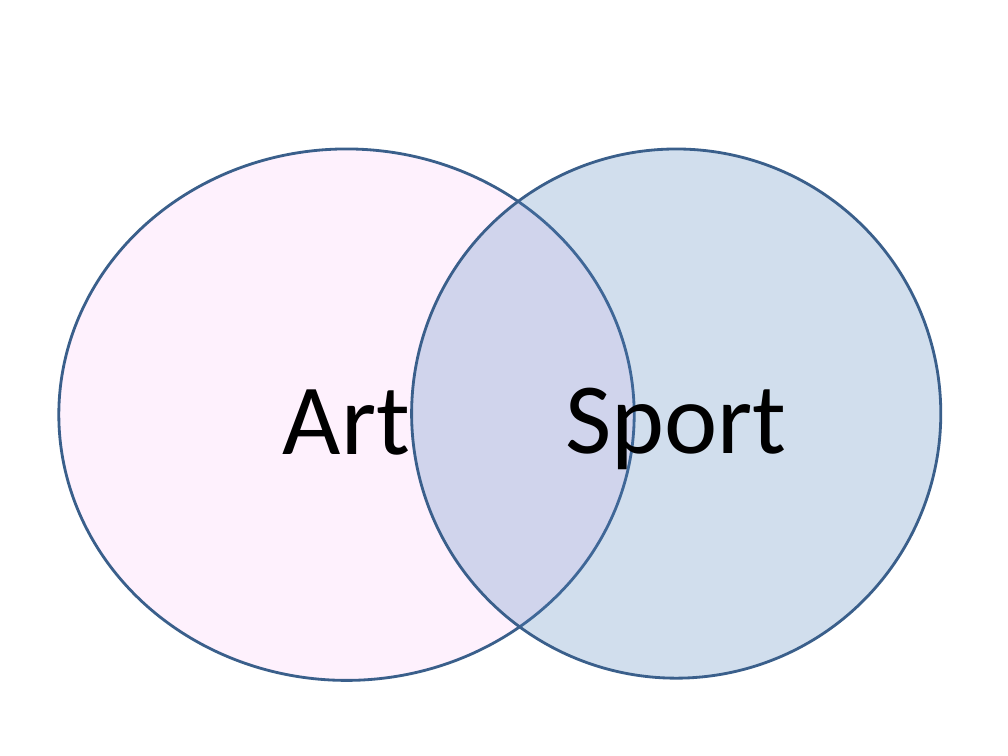
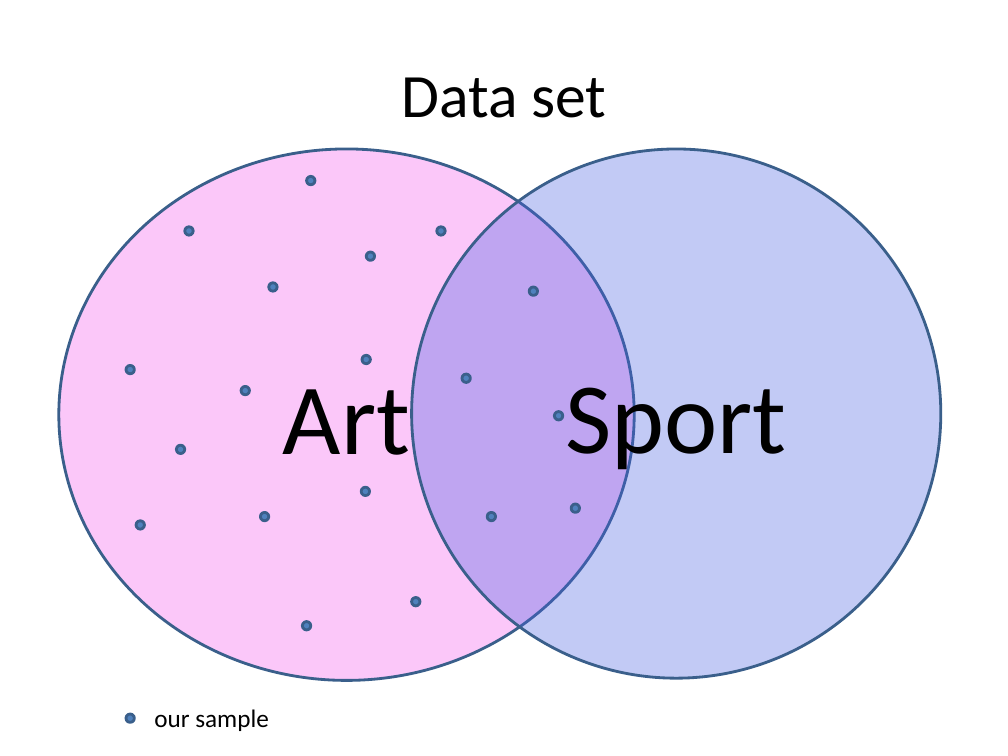
Before and after one commit to ValeMel/ArtSport, a slide deck: slide 3 of socialBehavior.pptx (slide 4 before the commit). Drawn at 1008x756 pixels with LibreOffice and Linux fonts; fonts in the diff are those of the drawing. Boxes give left, top, right and bottom in pixels: in the first picture for what was removed or moved away, otherwise in the second. Text is boxed around its words. In the diff, an @@ line names an element or a change of style, - is before the commit and + after.

```diff
--- a/socialBehavior.pptx
+++ b/socialBehavior.pptx
@@ title added at (x1=401, y1=77, x2=606, y2=118), 44 pt, text #000000 @@
+Data set
@@ ellipse "Art" at (x1=58, y1=149, x2=634, y2=680): fill #FDDBFB at 39% opacity to #F321E9 at 25% opacity @@
@@ ellipse "Sport" at (x1=411, y1=149, x2=940, y2=678): fill #4F81BD at 26% opacity to #4761E3 at 33% opacity @@
@@ ellipse added at (x1=306, y1=176, x2=314, y2=184), fill #4F81BD, outline #3A5F8C 2 pt @@
@@ ellipse added at (x1=184, y1=227, x2=193, y2=235), fill #4F81BD, outline #3A5F8C 2 pt @@
@@ ellipse added at (x1=436, y1=227, x2=445, y2=235), fill #4F81BD, outline #3A5F8C 2 pt @@
@@ ellipse added at (x1=366, y1=252, x2=374, y2=260), fill #4F81BD, outline #3A5F8C 2 pt @@
@@ ellipse added at (x1=269, y1=283, x2=277, y2=291), fill #4F81BD, outline #3A5F8C 2 pt @@
@@ ellipse added at (x1=529, y1=287, x2=537, y2=295), fill #4F81BD, outline #3A5F8C 2 pt @@
@@ ellipse added at (x1=362, y1=355, x2=370, y2=363), fill #4F81BD, outline #3A5F8C 2 pt @@
@@ ellipse added at (x1=126, y1=365, x2=134, y2=373), fill #4F81BD, outline #3A5F8C 2 pt @@
@@ ellipse added at (x1=241, y1=386, x2=249, y2=394), fill #4F81BD, outline #3A5F8C 2 pt @@
@@ ellipse added at (x1=462, y1=374, x2=470, y2=382), fill #4F81BD, outline #3A5F8C 2 pt @@
@@ ellipse added at (x1=554, y1=411, x2=562, y2=419), fill #4F81BD, outline #3A5F8C 2 pt @@
@@ ellipse added at (x1=176, y1=446, x2=184, y2=454), fill #4F81BD, outline #3A5F8C 2 pt @@
@@ ellipse added at (x1=361, y1=487, x2=369, y2=495), fill #4F81BD, outline #3A5F8C 2 pt @@
@@ ellipse added at (x1=572, y1=504, x2=580, y2=512), fill #4F81BD, outline #3A5F8C 2 pt @@
@@ ellipse added at (x1=136, y1=521, x2=144, y2=529), fill #4F81BD, outline #3A5F8C 2 pt @@
@@ ellipse added at (x1=260, y1=512, x2=268, y2=520), fill #4F81BD, outline #3A5F8C 2 pt @@
@@ ellipse added at (x1=487, y1=512, x2=495, y2=520), fill #4F81BD, outline #3A5F8C 2 pt @@
@@ ellipse added at (x1=411, y1=598, x2=419, y2=606), fill #4F81BD, outline #3A5F8C 2 pt @@
@@ ellipse added at (x1=302, y1=622, x2=310, y2=630), fill #4F81BD, outline #3A5F8C 2 pt @@
@@ ellipse added at (x1=126, y1=714, x2=134, y2=722), fill #4F81BD, outline #3A5F8C 2 pt @@
@@ text added at (x1=154, y1=709, x2=269, y2=731), 18 pt, text #000000 @@
+our sample
```
Also in this commit, not shown: 4 other slides changed, 3 slides added.
